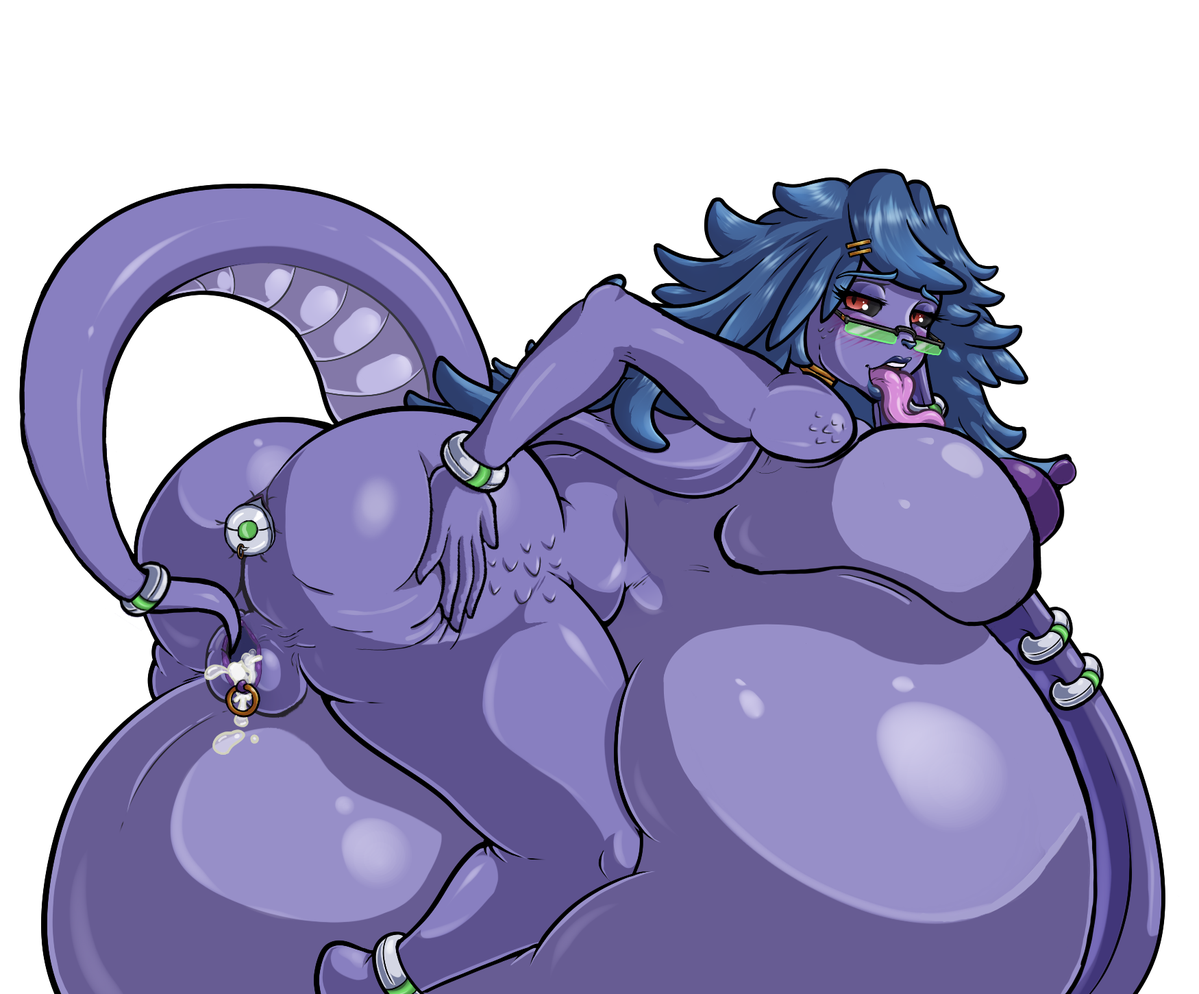
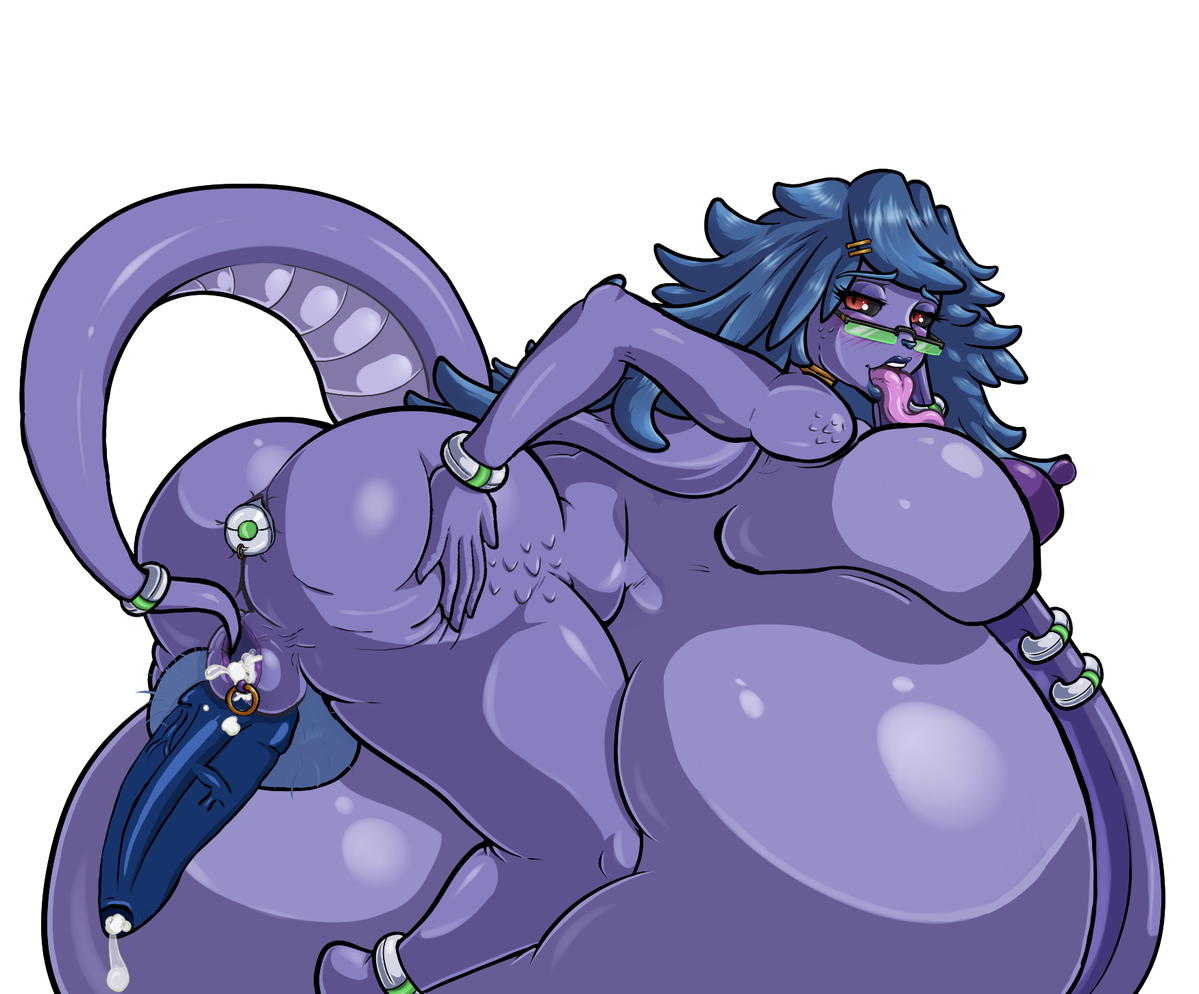
Layers edited between the first and the second w=1199, h=994 image:
showed "Treated_Futa", painted on it over (134, 637, 358, 801)
showed "Futa", painted on it over (97, 645, 362, 993)
